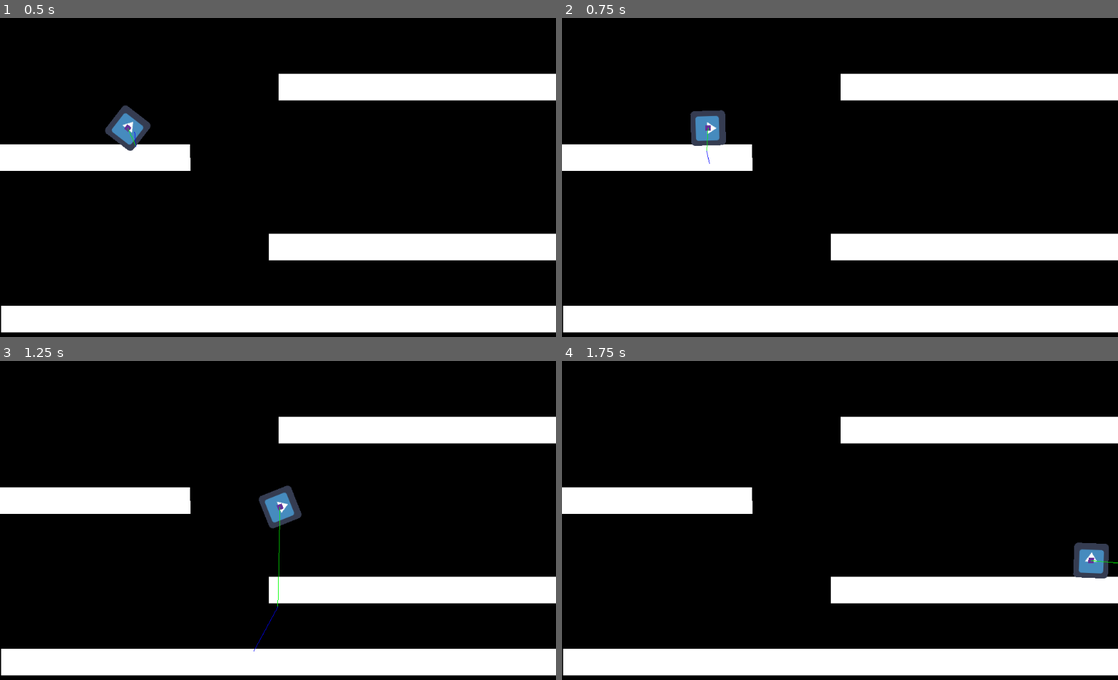
Above: before the commit, frames 1-4 (two rows, left to right).
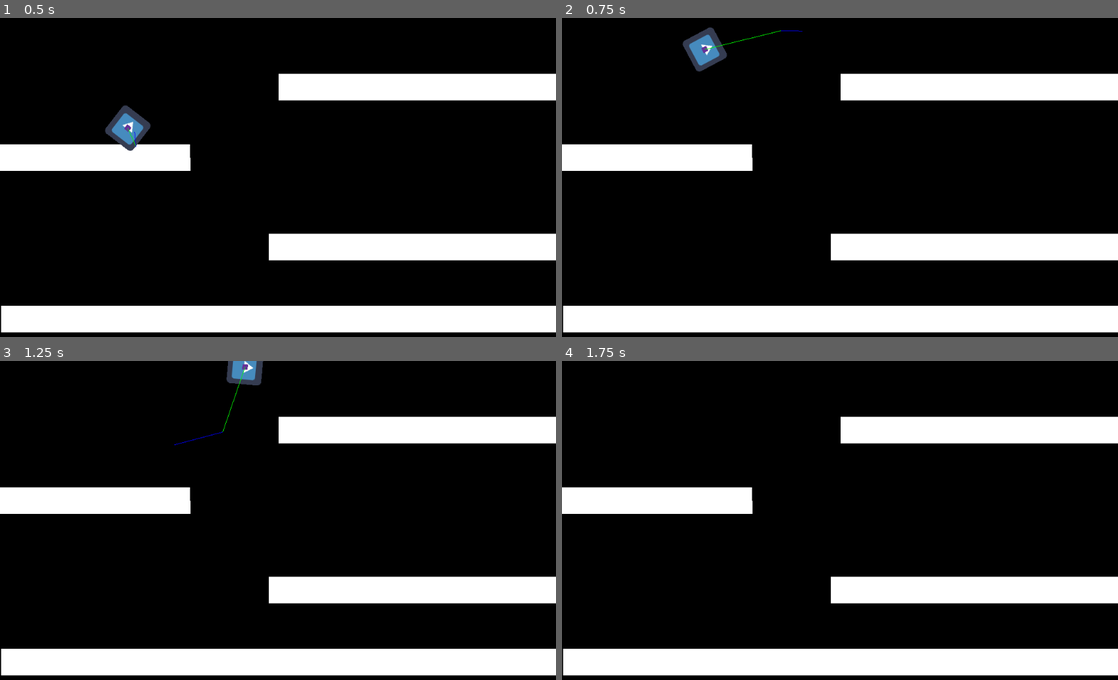
Above: after the commit, the same moments.

Repository: rtauziac/ggj23
Game: Godot game, scene res://root.tscn
The game is run twice, just before and just after one commit, with the same random seed, the same clock (stepped at 60 frames per second) and the same inputs. The engine's default icon, where the game draws it, is replaced by a stand-in: a white triangle on a blue panel in a dark square.
Inputs (mouse positions are in pixels of both pictures, inside the frame that each line leads up to):
- Up to frame 1 (0.5 s): no input
- Up to frame 2 (0.75 s): move the mouse to (962, 164) at 0.52 s; hold D (moveRight) from 0.53 s (still down); hold Z (jump) from 0.53 s (still down)
- Up to frame 3 (1.25 s): keep holding D (moveRight); keep holding Z (jump)
- Up to frame 4 (1.75 s): keep holding D (moveRight); move the mouse to (728, 539) at 1.27 s; release Z (jump) at 1.28 s; tap Z (jump) at 1.35, 1.52 s

Frame 1 is identical in both runs. In frame 2, 1.4% of the frame differs, in the area x 21-44%, y 2-46%; in frame 3, 1.3%; in frame 4, 0.7%.

Commit message:
Changing jumping character

Diff:
--- a/PlayerCharracterRigidBody.gd
+++ b/PlayerCharracterRigidBody.gd
@@ -2,9 +2,7 @@
 
 
 export (float) var WALK_SPEED = 1000
-export (float) var JUMP_SPEED = 10
-
-var isJumping = false
+export (float) var JUMP_STRENGTH = 12000
 
 
 # Called when the node enters the scene tree for the first time.
@@ -14,21 +12,23 @@
 
 # Called every frame. 'delta' is the elapsed time since the previous frame.
 #func _process(delta):dddzzd
-#	pass
+#	passddddddddddddddz
 
 
 func _physics_process(delta):
 	#Init
-	var horVelocity = Vector2.ZERO
+	var velocity = Vector2.ZERO
 
 	# Lateral movement
 	if Input.is_action_pressed("moveLeft"):
-		horVelocity.x -= 1
+		velocity.x -= WALK_SPEED
 	if Input.is_action_pressed("moveRight"):
-		horVelocity.x +=  1
-	apply_central_impulse(horVelocity * WALK_SPEED * delta)
+		velocity.x += WALK_SPEED
 
 	#Jump
-	if Input.is_action_pressed("jump") && not isJumping:
-		isJumping = true
-		apply_central_impulse(Vector2(0, -1 * JUMP_SPEED))
+	if Input.is_action_pressed("jump") and linear_velocity.y == 0:
+		velocity.y = -JUMP_STRENGTH
+
+
+	#Forces applying
+	apply_central_impulse(velocity * delta)
--- a/root.tscn
+++ b/root.tscn
@@ -69,7 +69,7 @@
 
 [node name="RigidBody2D" type="RigidBody2D" parent="."]
 position = Vector2( 204, 182 )
-mass = 0.1
+mass = 0.2
 contacts_reported = 4
 contact_monitor = true
 can_sleep = false
